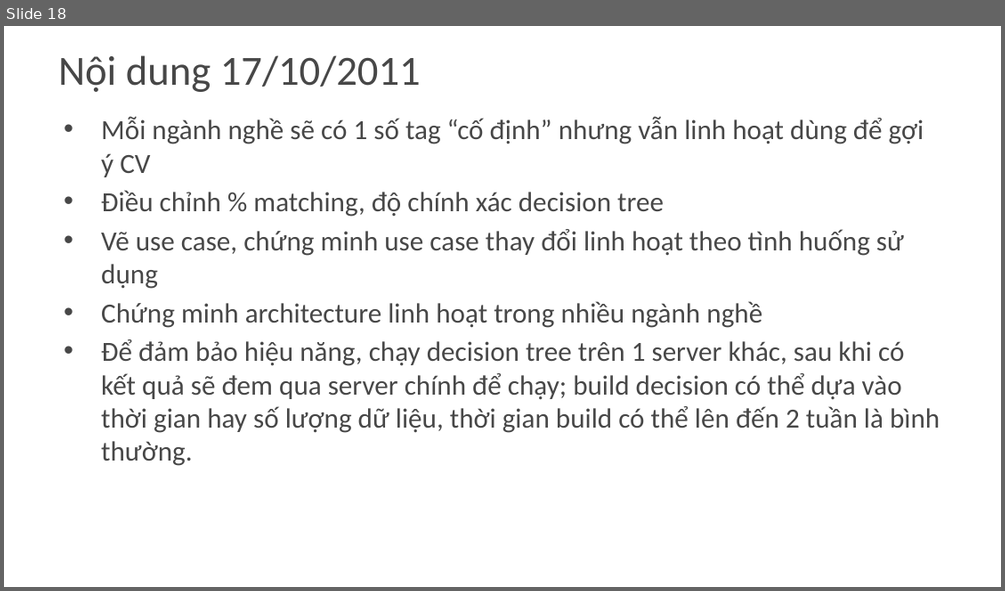
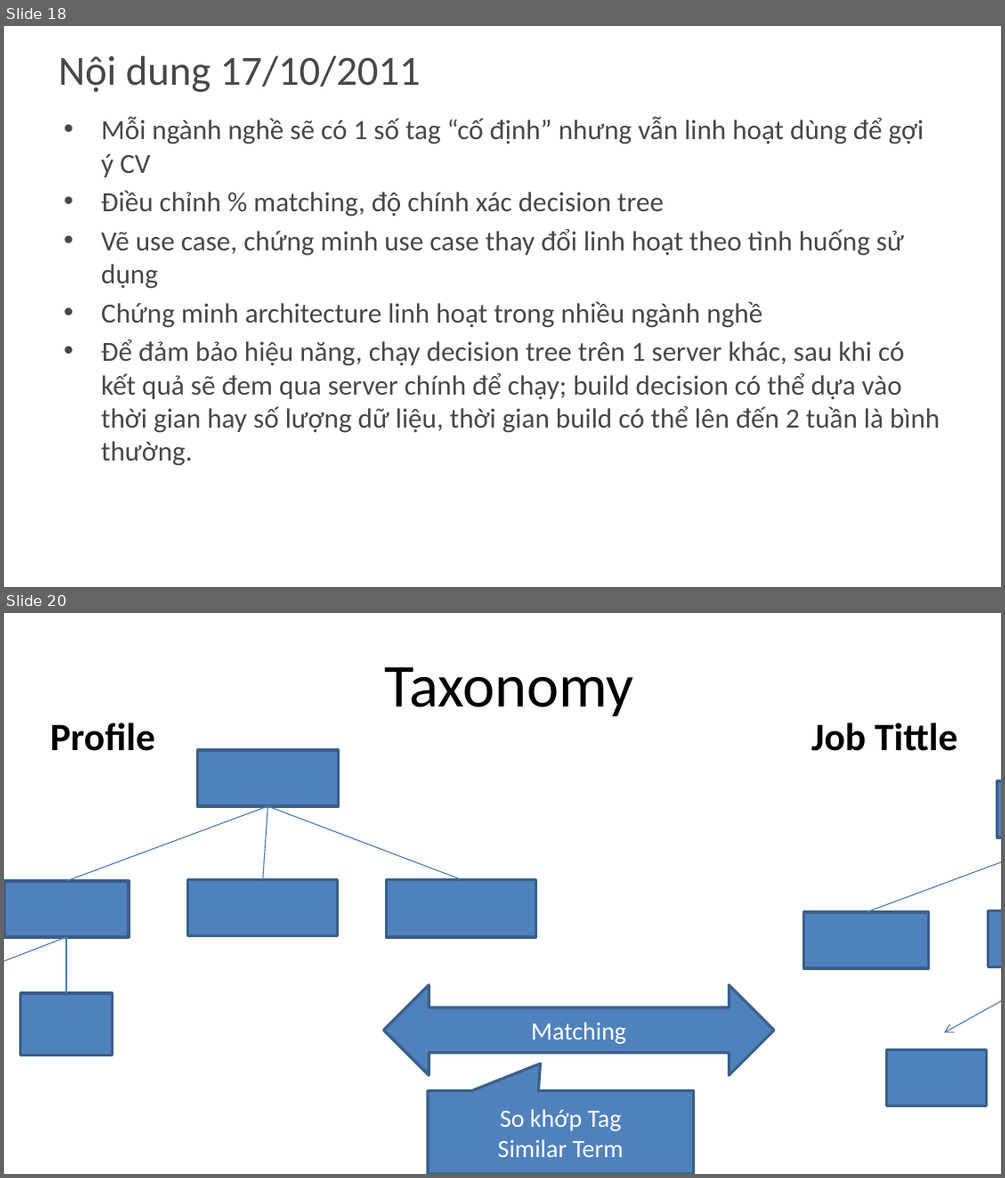
Before and after one commit to khanhduy94/jobzoom, a slide deck: Documents/JobZoom.pptx. Shown one above the other, each under a label of ours: slide 18 before the commit, slides 18 and 20 after it; the slides between them are not shown. The pictures are 1005x591 and 1005x1178 pixels, drawn with LibreOffice and Linux fonts; fonts in the diff are those of the drawing; background and template pictures are left out. Boxes give left, top, right and bottom in pixels: in the first picture for what was removed or moved away, otherwise in the second. Text is boxed around its words. In the diff, an @@ line names an element or a change of style, - is before the commit and + after.

```diff
--- a/Documents/JobZoom.pptx
+++ b/Documents/JobZoom.pptx
@@ slide 20 added at bbox=[4, 613, 1001, 1174], background #FFFFFF @@
@@ title added at bbox=[384, 667, 633, 716], 44 pt, text #000000 @@
+Taxonomy
@@ text added at bbox=[50, 722, 155, 751], 28 pt, text #000000, bold @@
+Profile
@@ text added at bbox=[811, 722, 957, 751], 28 pt, text #000000, bold @@
+Job Tittle
@@ rectangle added at bbox=[197, 751, 339, 806], fill #4F81BD, outline #3A5F8C 2 pt @@
@@ rectangle added at bbox=[997, 781, 1001, 837], fill #4F81BD, outline #3A5F8C 2 pt @@
@@ line added from (268, 806) to (67, 881), #4B7EBC 0.75 pt @@
@@ line added from (268, 806) to (263, 879), #4B7EBC 0.75 pt @@
@@ line added from (268, 806) to (461, 879), #4B7EBC 0.75 pt @@
@@ line added from (1001, 837) to (866, 912), #4B7EBC 0.75 pt @@
@@ rectangle added at bbox=[188, 879, 338, 935], fill #4F81BD, outline #3A5F8C 2 pt @@
@@ rectangle added at bbox=[386, 879, 535, 937], fill #4F81BD, outline #3A5F8C 2 pt @@
@@ rectangle added at bbox=[4, 881, 129, 937], fill #4F81BD, outline #3A5F8C 2 pt @@
@@ rectangle added at bbox=[803, 912, 928, 968], fill #4F81BD, outline #3A5F8C 2 pt @@
@@ rectangle added at bbox=[987, 910, 1001, 965], fill #4F81BD, outline #3A5F8C 2 pt @@
@@ arrow added from (65, 937) to (4, 1000), #4B7EBC 0.75 pt @@
@@ line added from (65, 937) to (65, 993), #4B7EBC 0.75 pt @@
@@ left right arrow added at bbox=[384, 985, 775, 1076], fill #4F81BD, outline #3A5F8C 2 pt, 18 pt, text #FFFFFF @@
+Matching
@@ arrow added from (1001, 967) to (944, 1033), #4B7EBC 0.75 pt @@
@@ rectangle added at bbox=[21, 993, 113, 1054], fill #4F81BD, outline #3A5F8C 2 pt @@
@@ rectangle added at bbox=[886, 1050, 986, 1105], fill #4F81BD, outline #3A5F8C 2 pt @@
@@ speech box added at bbox=[428, 1090, 694, 1174], fill #4F81BD, outline #3A5F8C 2 pt, 18 pt, text #FFFFFF @@
+So khớp Tag
+Similar Term
```
Also in this commit, not shown: 1 other slide added, 3 other files.
